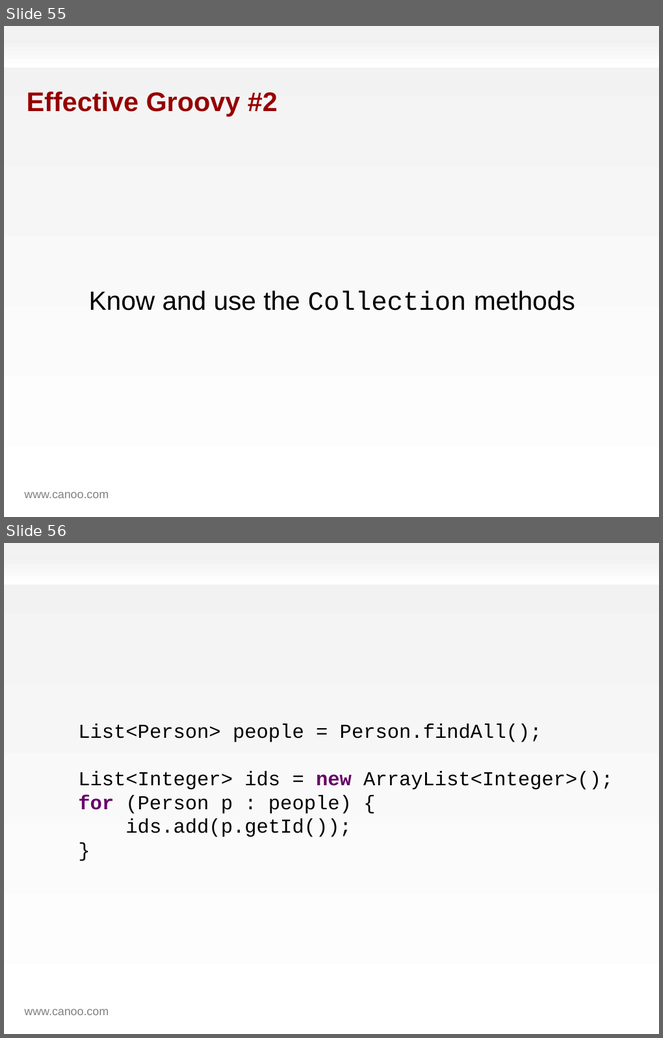
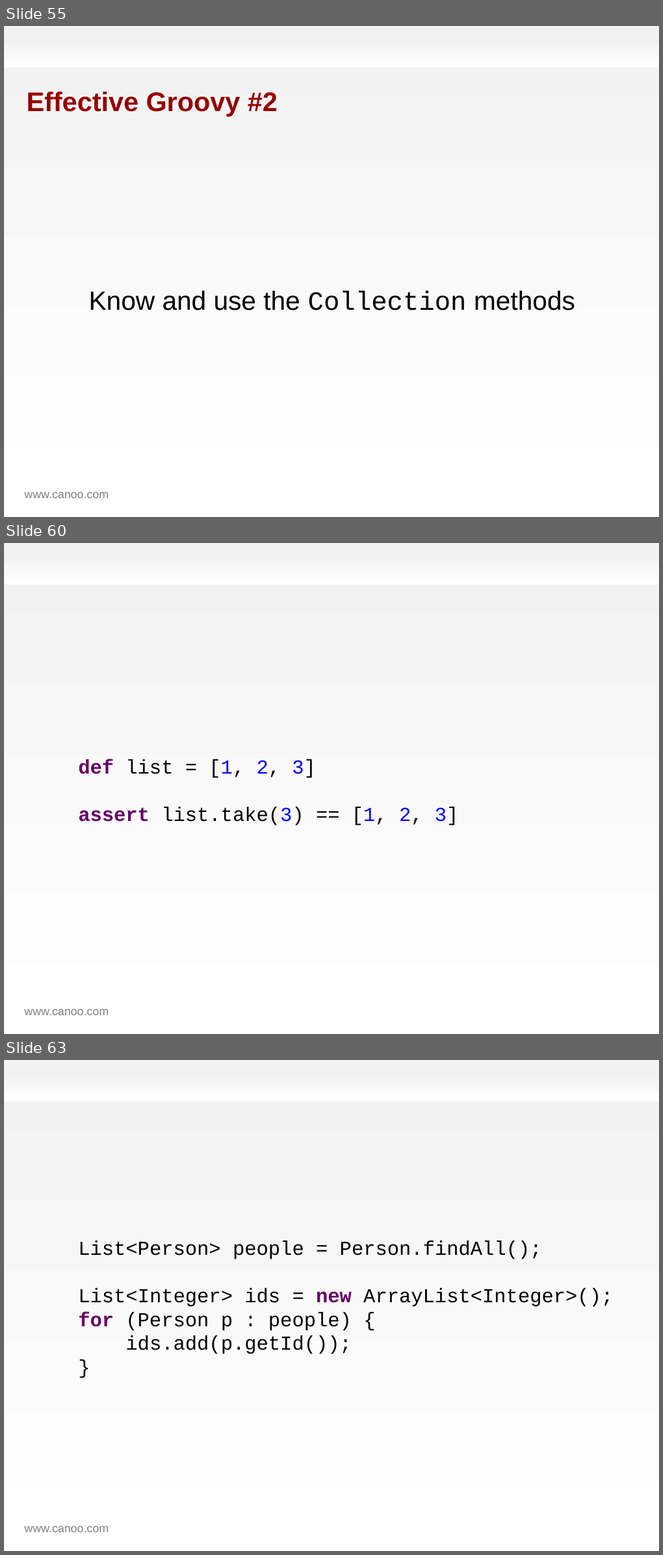
Before and after one commit to HamletDRC/presentations, a slide deck: effectivegroovy/effectivegroovy.odp. Shown one above the other, each under a label of ours: slides 55 and 56 before the commit, slides 55, 60 and 63 after it; the slides between them are not shown. The pictures are 663x1038 and 663x1555 pixels, drawn with LibreOffice and Linux fonts; fonts in the diff are those of the drawing; background and template pictures are left out. Boxes give left, top, right and bottom in pixels: in the first picture for what was removed or moved away, otherwise in the second. Text is boxed around its words. In the diff, an @@ line names an element or a change of style, - is before the commit and + after.

Commit message:
added take command and renamed many files so that I can find them again later. y

```diff
--- a/effectivegroovy/effectivegroovy.odp
+++ b/effectivegroovy/effectivegroovy.odp
@@ slide 60 added at box(4, 543, 659, 1034), background gradient #F2F2F2 to #FFFFFF; not listed: 2 template elements that a slide beside it also shows @@
@@ text added at box(78, 759, 459, 826), 24 pt, text #000000 @@
+def list = [1, 2, 3]
+assert list.take(3) == [1, 2, 3]
@@ what was slide 56 is now slide 63 @@
```
Also in this commit, not shown: 2 slides changed, 16 other slides added, 14 other files.
